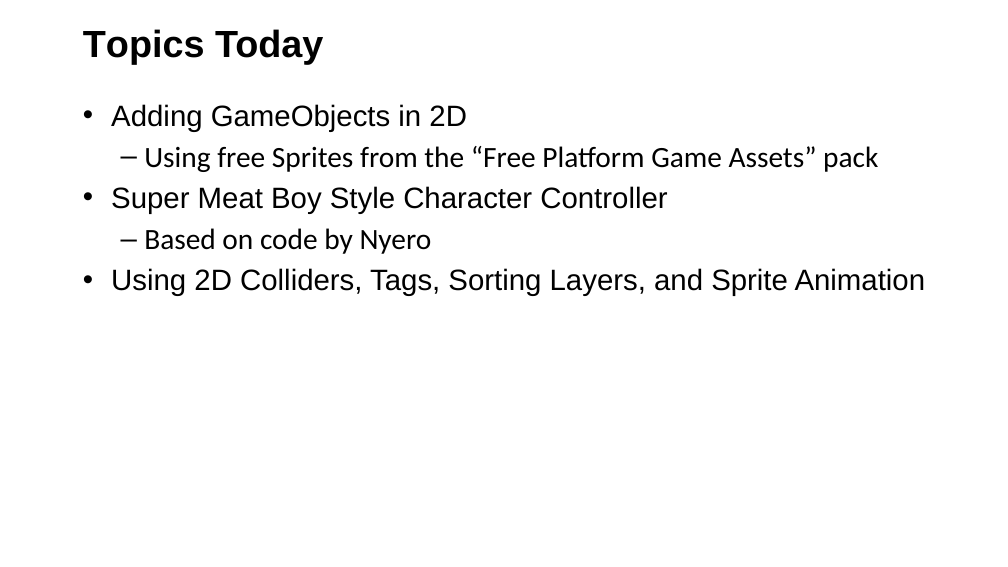
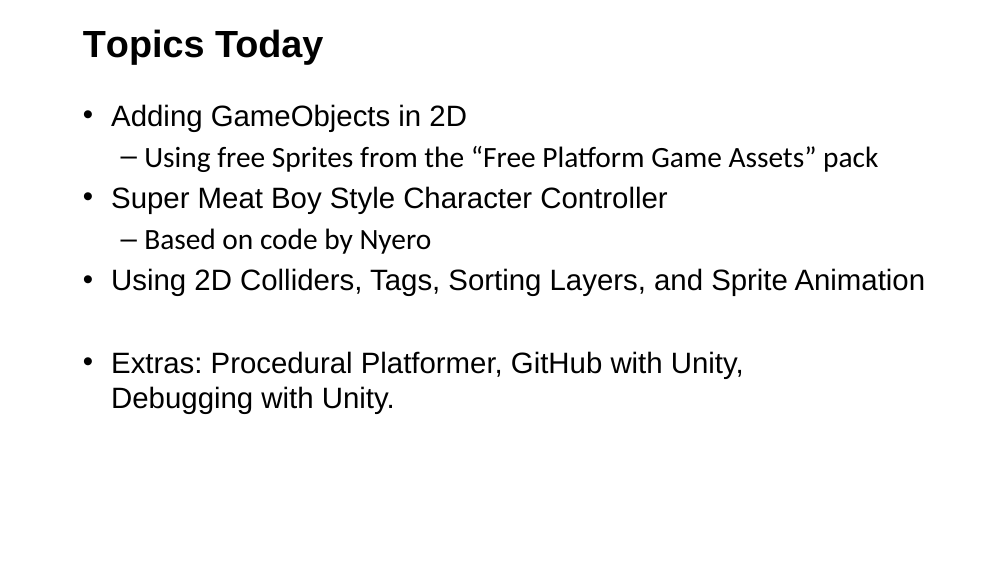
Before and after one commit to Squirrelbear/Unity2DPlatformerWorkshop, a slide deck: slide 2 of Lecture2.pptx. Drawn at 1008x567 pixels with LibreOffice and Linux fonts; fonts in the diff are those of the drawing; background and template pictures are left out. Boxes give left, top, right and bottom in pixels: in the first picture for what was removed or moved away, otherwise in the second. Text is boxed around its words. In the diff, an @@ line names an element or a change of style, - is before the commit and + after.

Commit message:
Updated Powerpoint

```diff
--- a/Lecture2.pptx
+++ b/Lecture2.pptx
@@ text at <box>111,351,744,414</box>: paragraph added @@
+• Extras: Procedural Platformer, GitHub with Unity,
+  Debugging with Unity.
```
Also in this commit, not shown: 6 slides added, 4 other files.
